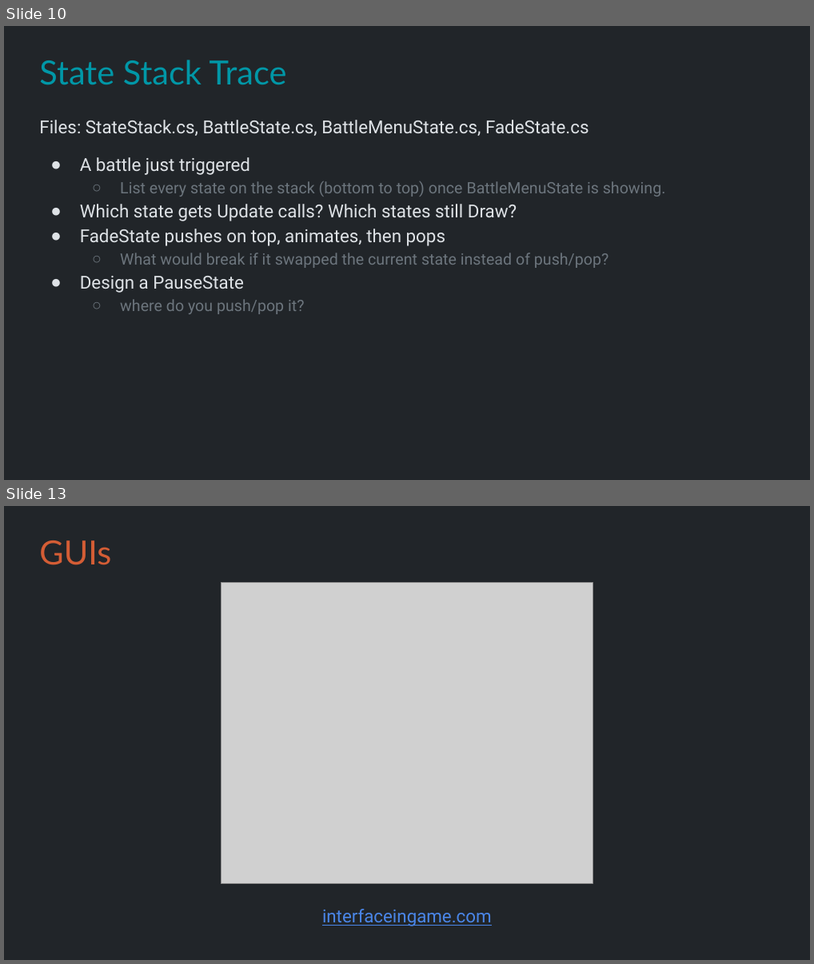
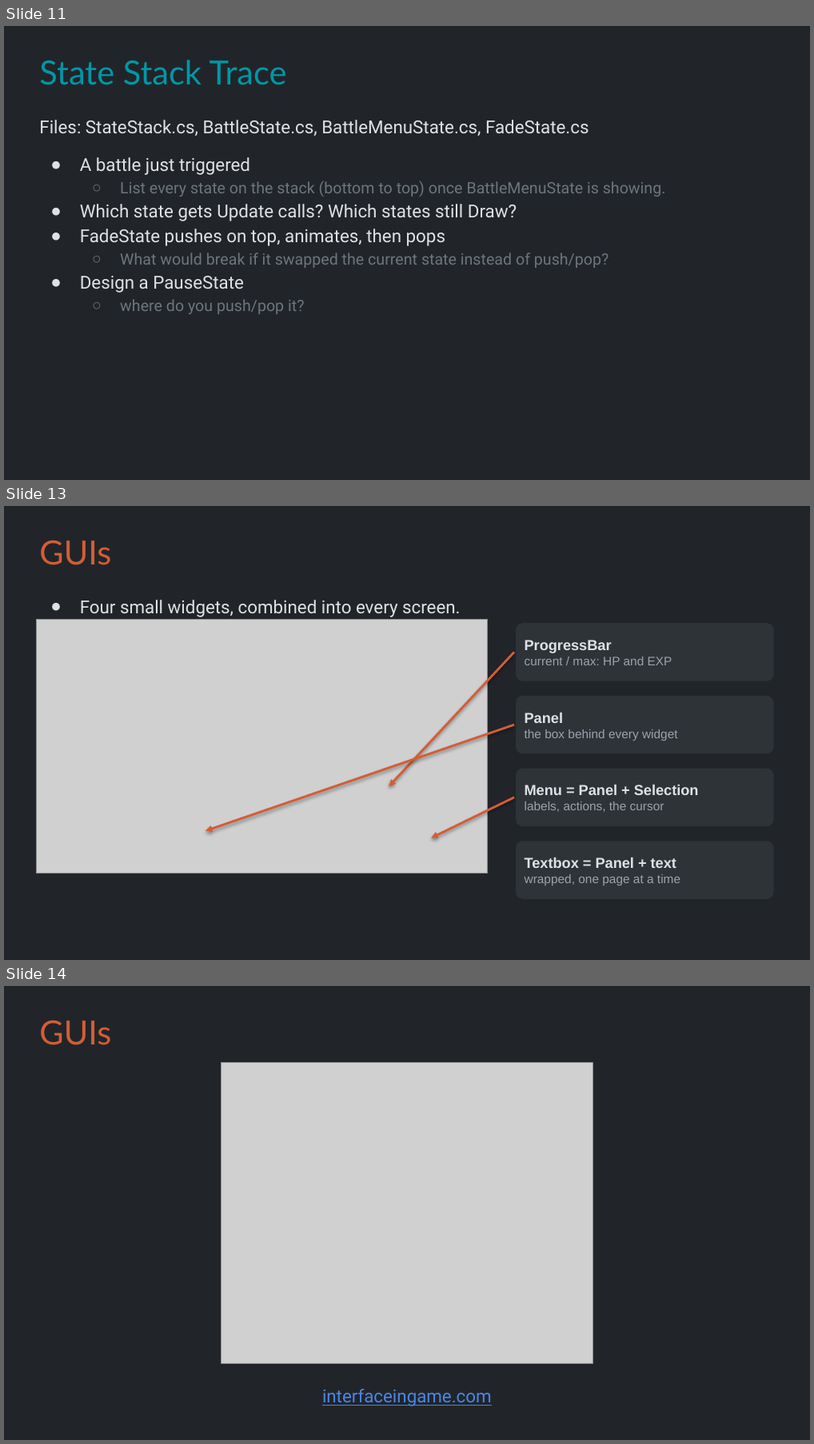
Before and after one commit to Metamate/gar, a slide deck: slides/10 Pokemon.pptx. Shown one above the other, each under a label of ours: slides 10 and 13 before the commit, slides 11, 13 and 14 after it; the slides between them are not shown. The pictures are 814x964 and 814x1444 pixels, drawn with LibreOffice and Linux fonts; fonts in the diff are those of the drawing; grey boxes stand for pictures. Boxes give left, top, right and bottom in pixels: in the first picture for what was removed or moved away, otherwise in the second. Text is boxed around its words. In the diff, an @@ line names an element or a change of style, - is before the commit and + after.

```diff
--- a/slides/10 Pokemon.pptx
+++ b/slides/10 Pokemon.pptx
@@ slide 13 added at (4, 506, 810, 960), background #212529 @@
@@ title added at (39, 540, 111, 565), 29.7 pt, text #D45D35 @@
+GUIs
@@ text added at (80, 600, 460, 617), 16 pt, text #DEE2E6 @@
+● Four small widgets, combined into every screen.
@@ picture added at (36, 619, 488, 873) @@
@@ rounded rectangle added at (516, 623, 774, 681), fill #2E3338, 11 pt, text #9AA3AB @@
+ProgressBar
+current / max: HP and EXP
@@ arrow added from (514, 652) to (390, 786), #D45D35 2 pt @@
@@ rounded rectangle added at (516, 696, 774, 753), fill #2E3338, 11 pt, text #9AA3AB @@
+Panel
+the box behind every widget
@@ arrow added from (514, 724) to (206, 830), #D45D35 2 pt @@
@@ rounded rectangle added at (516, 768, 774, 826), fill #2E3338, 11 pt, text #9AA3AB @@
+Menu = Panel + Selection
+labels, actions, the cursor
@@ arrow added from (514, 797) to (431, 837), #D45D35 2 pt @@
@@ rounded rectangle added at (516, 840, 774, 899), fill #2E3338, 11 pt, text #9AA3AB @@
+Textbox = Panel + text
+wrapped, one page at a time
@@ what was slide 10 is now slide 11 @@
@@ what was slide 13 is now slide 14 @@
```
Also in this commit, not shown: 7 slides changed, 7 other slides added, 6 slides removed, 1 other file.
